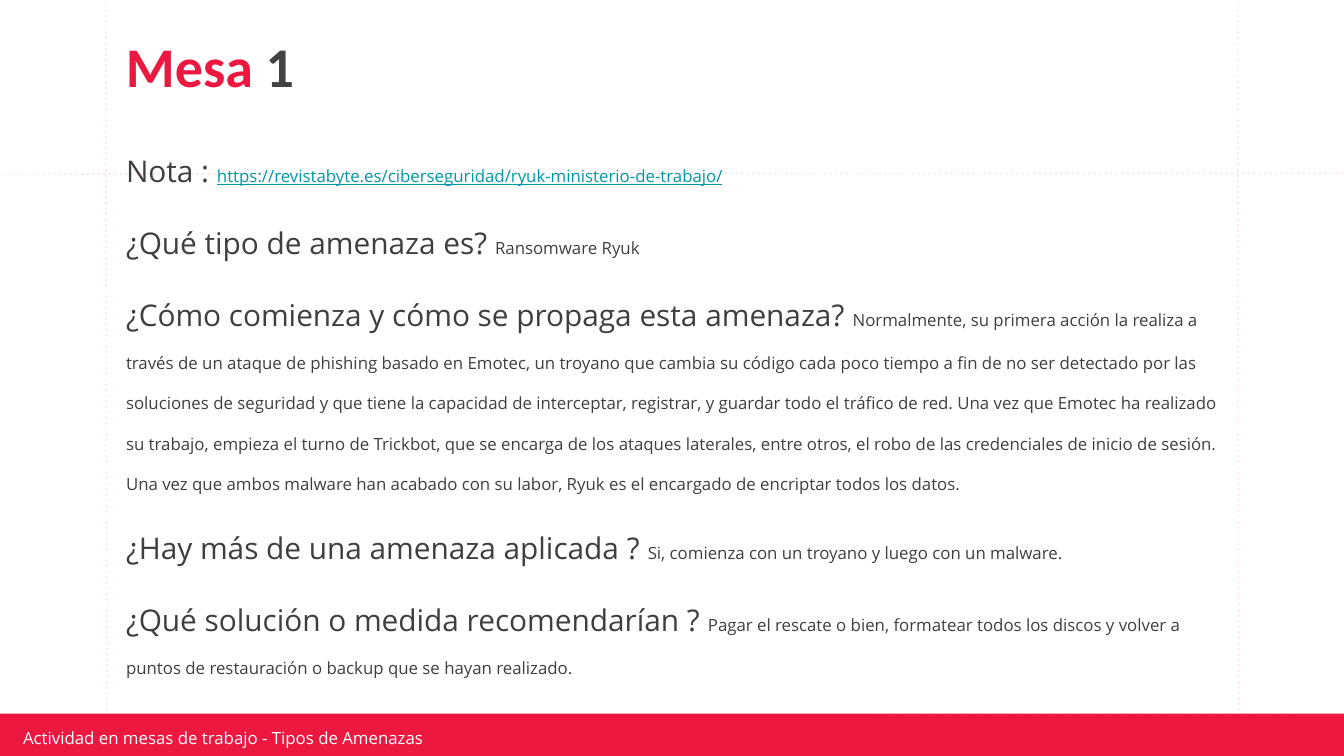
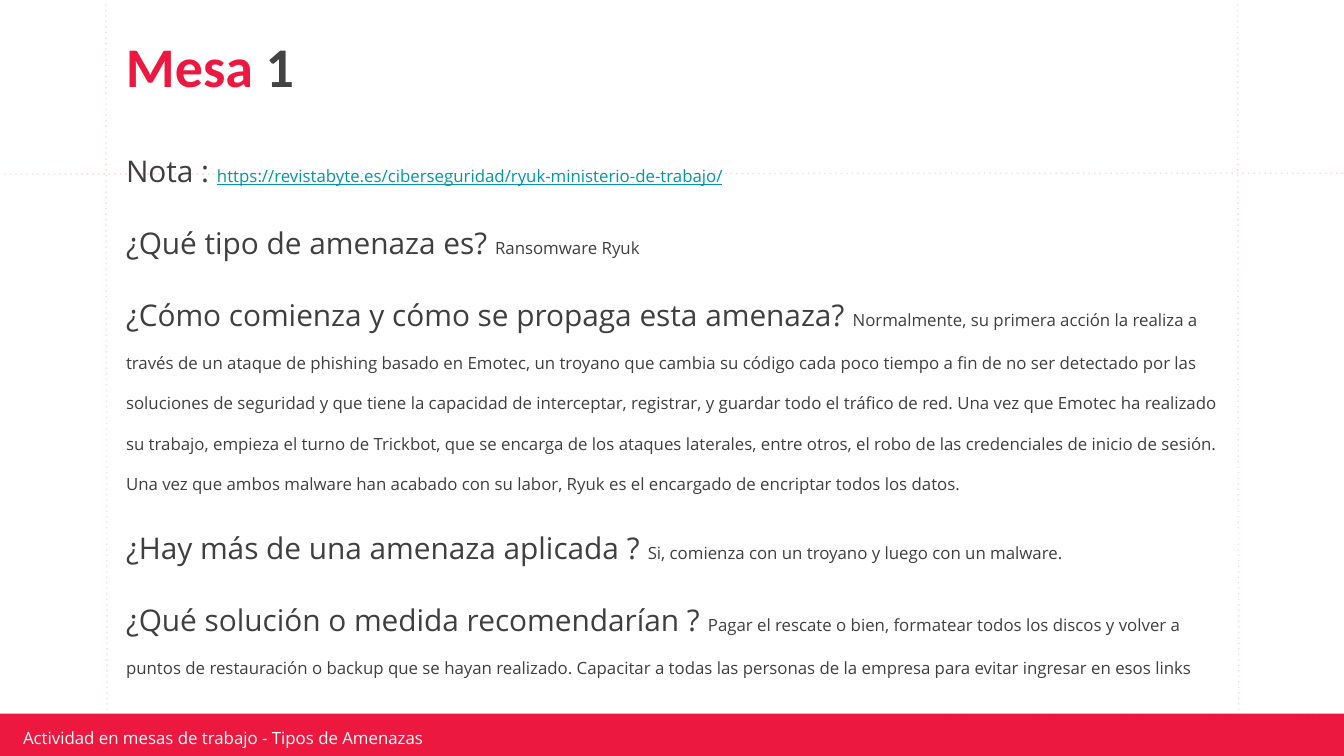
Before and after one commit to jpereyradh/Mochila_0921TDIIFN1C5LAED0921PT, a slide deck: slide 2 of Clase 24- Amenazas/Alumnos/Acosta_Leandro/Actividad Tipos de amenazas_Acosta_Leandro.pptx. Drawn at 1344x756 pixels with LibreOffice and Linux fonts; fonts in the diff are those of the drawing; background and template pictures are left out. Boxes give left, top, right and bottom in pixels: in the first picture for what was removed or moved away, otherwise in the second. Text is boxed around its words. In the diff, an @@ line names an element or a change of style, - is before the commit and + after.

Commit message:
Modifique actividad 24

```diff
--- a/Clase 24- Amenazas/Alumnos/Acosta_Leandro/Actividad Tipos de amenazas_Acosta_Leandro.pptx
+++ b/Clase 24- Amenazas/Alumnos/Acosta_Leandro/Actividad Tipos de amenazas_Acosta_Leandro.pptx
@@ text at (126, 608, 1191, 678): text changed @@
-¿Qué solución o medida recomendarían ? Pagar el rescate o bien, formatear todos los discos y volver a puntos de restauración o backup que se hayan realizado.
+¿Qué solución o medida recomendarían ? Pagar el rescate o bien, formatear todos los discos y volver a puntos de restauración o backup que se hayan realizado. Capacitar a todas las personas de la empresa para evitar ingresar en esos links
```
